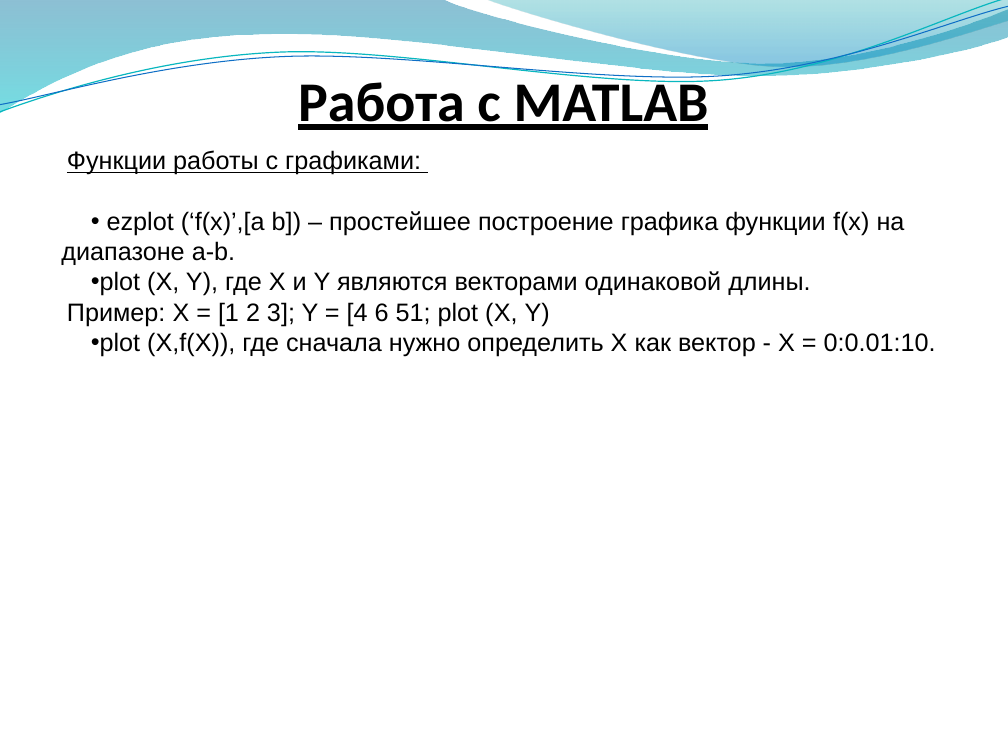
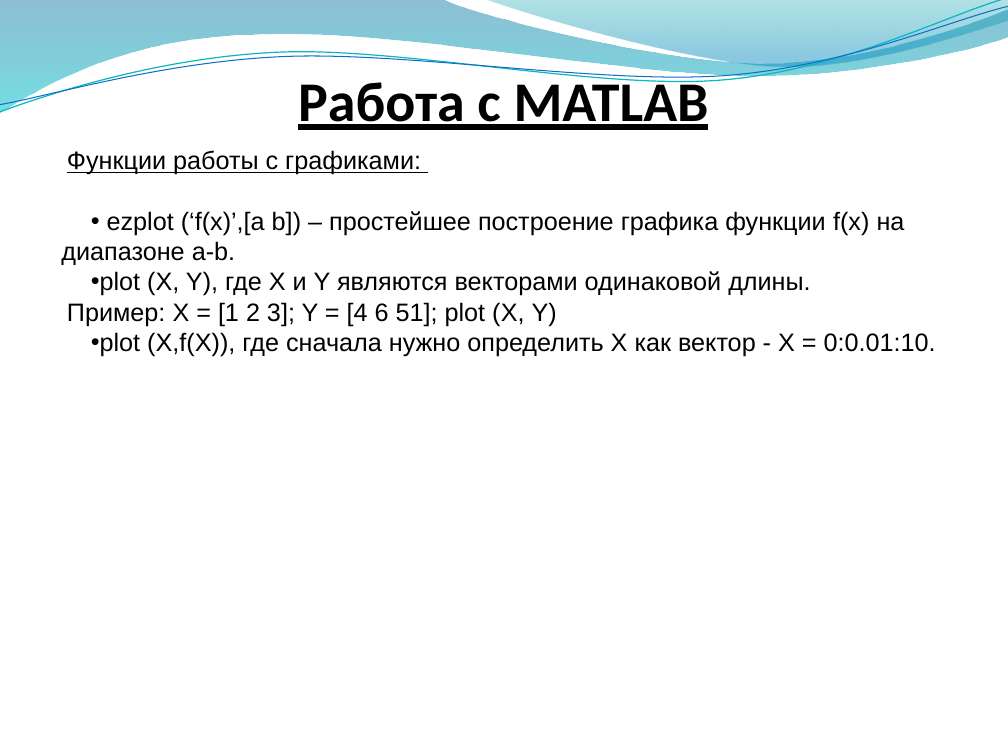
Before and after one commit to EpsLeonid/Student-2023, a slide deck: slide 11 of Matlab/Лекция №3 - Методы обработки сигналов.pptx. Drawn at 1008x756 pixels with LibreOffice and Linux fonts; fonts in the diff are those of the drawing; background and template pictures are left out. Boxes give left, top, right and bottom in pixels: in the first picture for what was removed or moved away, otherwise in the second. Text is boxed around its words. In the diff, an @@ line names an element or a change of style, - is before the commit and + after.

```diff
--- a/Matlab/Лекция №3 - Методы обработки сигналов.pptx
+++ b/Matlab/Лекция №3 - Методы обработки сигналов.pptx
@@ text at [67, 302, 557, 326]: text changed @@
-Пример: X = [1 2 3]; Y = [4 6 51; plot (Х, Y)
+Пример: X = [1 2 3]; Y = [4 6 51]; plot (Х, Y)
```
Also in this commit, not shown: 6 other slides changed, 1 other file.
